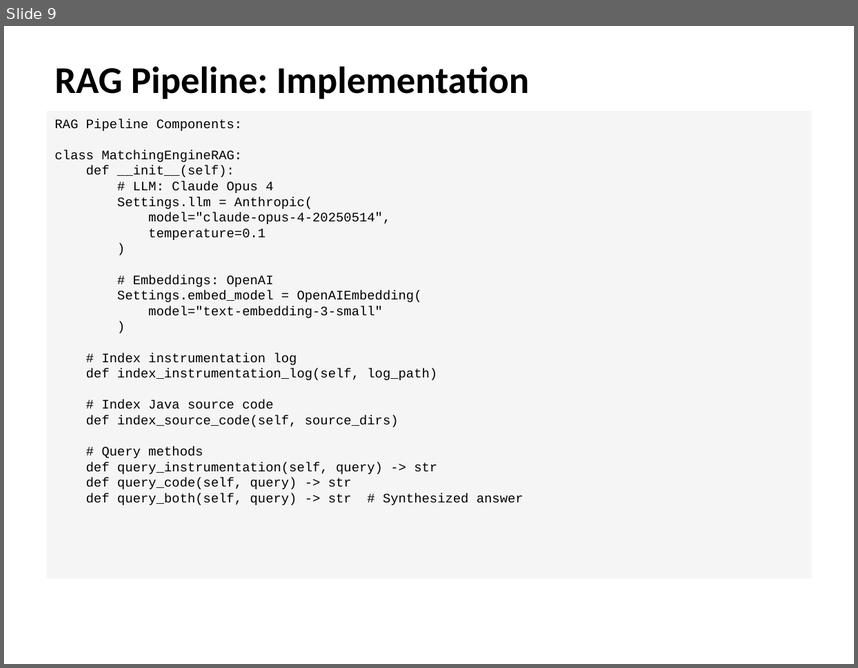
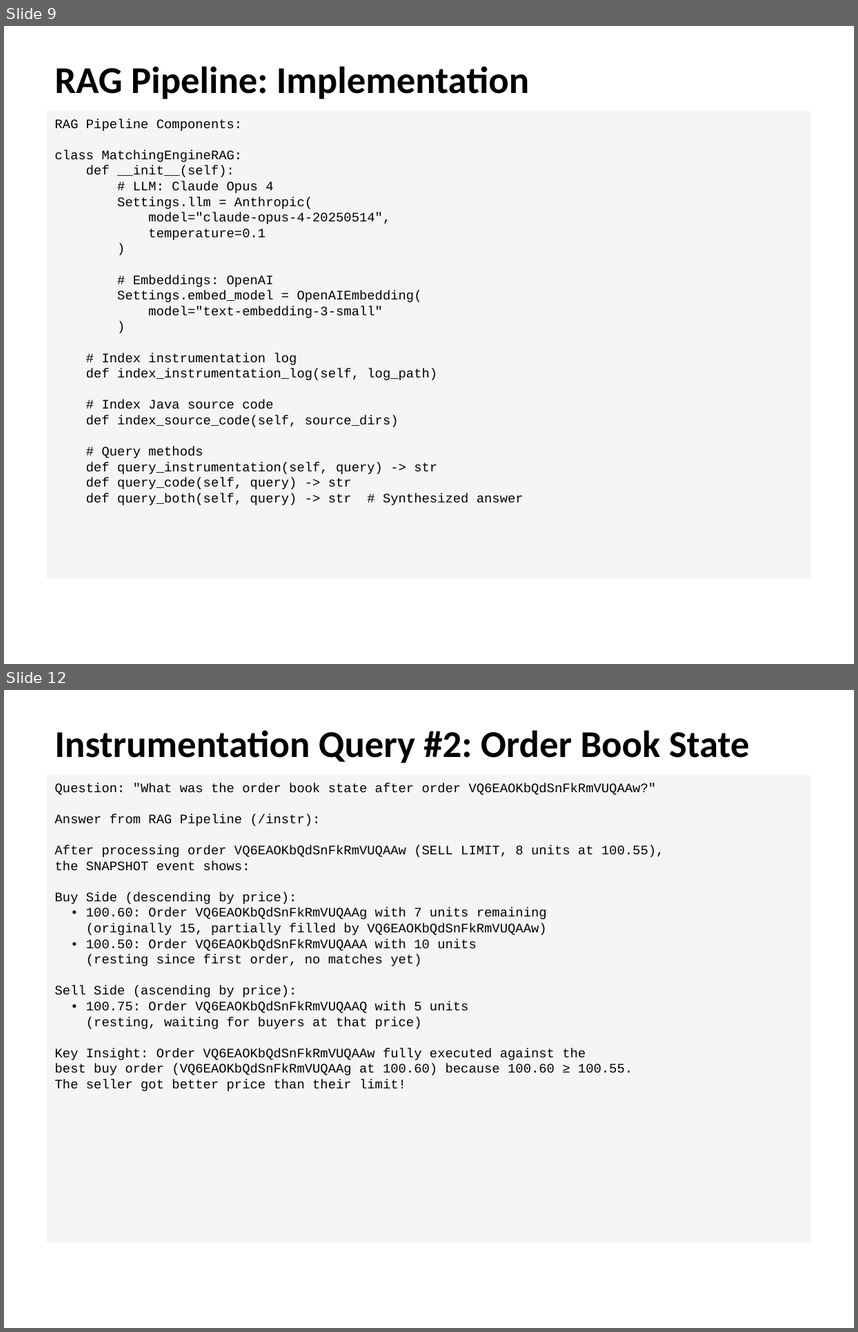
Before and after one commit to spopa01/matching-engine, a slide deck: MatchingEngine_Presentation.pptx. Shown one above the other, each under a label of ours: slide 9 before the commit, slides 9 and 12 after it; the slides between them are not shown. The pictures are 858x668 and 858x1332 pixels, drawn with LibreOffice and Linux fonts; fonts in the diff are those of the drawing. Boxes give left, top, right and bottom in pixels: in the first picture for what was removed or moved away, otherwise in the second. Text is boxed around its words. In the diff, an @@ line names an element or a change of style, - is before the commit and + after.

```diff
--- a/MatchingEngine_Presentation.pptx
+++ b/MatchingEngine_Presentation.pptx
@@ slide 12 added at <box>4,690,854,1328</box>, background #FFFFFF @@
@@ text added at <box>55,730,750,763</box>, 32 pt, text #000000, bold @@
+Instrumentation Query #2: Order Book State
@@ rectangle added at <box>47,775,811,1243</box>, fill #F5F5F5, 11 pt, text #000000 @@
+Question: "What was the order book state after order VQ6EAOKbQdSnFkRmVUQAAw?"
+Answer from RAG Pipeline (/instr):
+After processing order VQ6EAOKbQdSnFkRmVUQAAw (SELL LIMIT, 8 units at 100.55),
+the SNAPSHOT event shows:
+Buy Side (descending by price):
+• 100.60: Order VQ6EAOKbQdSnFkRmVUQAAg with 7 units remaining
+(originally 15, partially filled by VQ6EAOKbQdSnFkRmVUQAAw)
+• 100.50: Order VQ6EAOKbQdSnFkRmVUQAAA with 10 units
+(resting since first order, no matches yet)
+Sell Side (ascending by price):
+• 100.75: Order VQ6EAOKbQdSnFkRmVUQAAQ with 5 units
+(resting, waiting for buyers at that price)
+Key Insight: Order VQ6EAOKbQdSnFkRmVUQAAw fully executed against the
+best buy order (VQ6EAOKbQdSnFkRmVUQAAg at 100.60) because 100.60 ≥ 100.55.
+The seller got better price than their limit!
```
Also in this commit, not shown: 10 slides changed, 9 other slides added, 2 slides removed, 1 other file.
